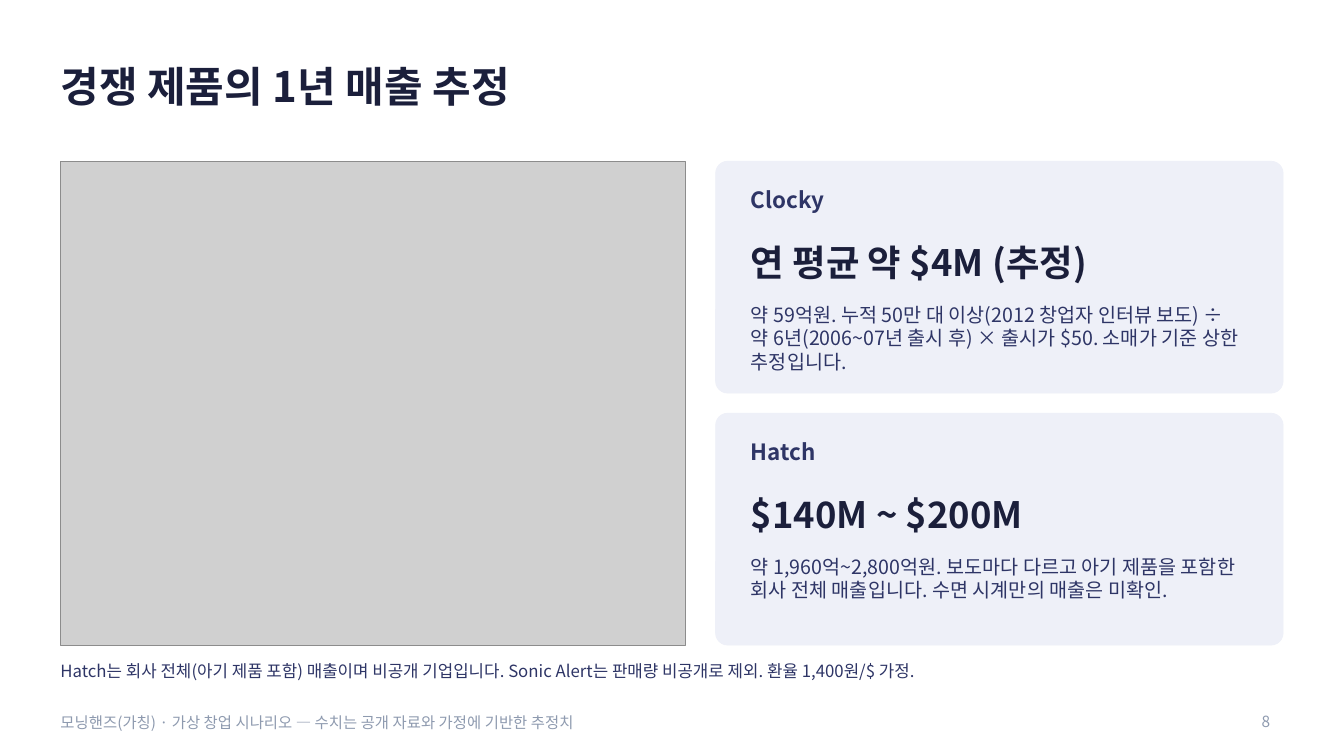
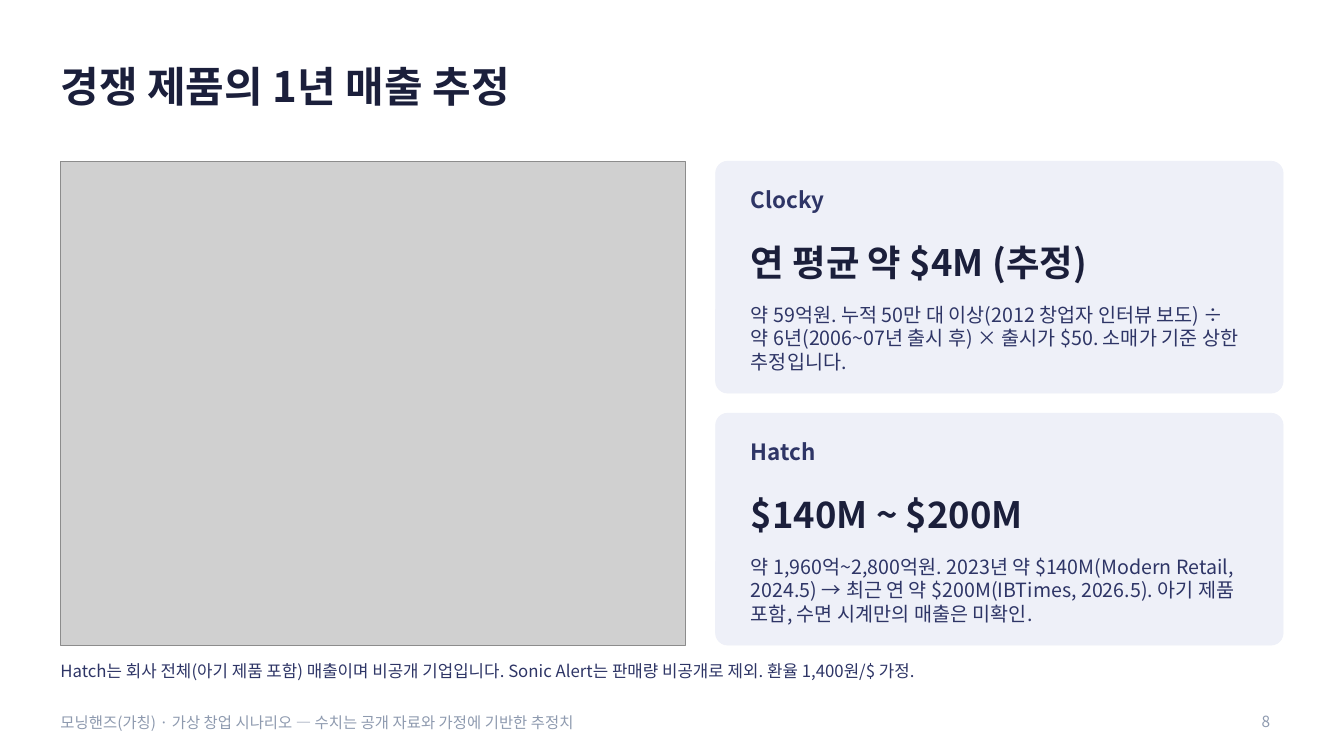
Before and after one commit to g975682-source/-, a slide deck: slide 8 of MorningHands_Business_Analysis.pptx. Drawn at 1344x756 pixels with LibreOffice and Linux fonts; fonts in the diff are those of the drawing; grey boxes stand for pictures. Boxes give left, top, right and bottom in pixels: in the first picture for what was removed or moved away, otherwise in the second. Text is boxed around its words. In the diff, an @@ line names an element or a change of style, - is before the commit and + after.

```diff
--- a/MorningHands_Business_Analysis.pptx
+++ b/MorningHands_Business_Analysis.pptx
@@ text at box(751, 557, 1234, 625): text changed @@
-약 1,960억~2,800억원. 보도마다 다르고 아기 제품을 포함한 회사 전체 매출입니다. 수면 시계만의 매출은 미확인.
+약 1,960억~2,800억원. 2023년 약 $140M(Modern Retail, 2024.5) → 최근 연 약 $200M(IBTimes, 2026.5). 아기 제품 포함, 수면 시계만의 매출은 미확인.
```
Also in this commit, not shown: 6 other slides changed, 2 other files.
